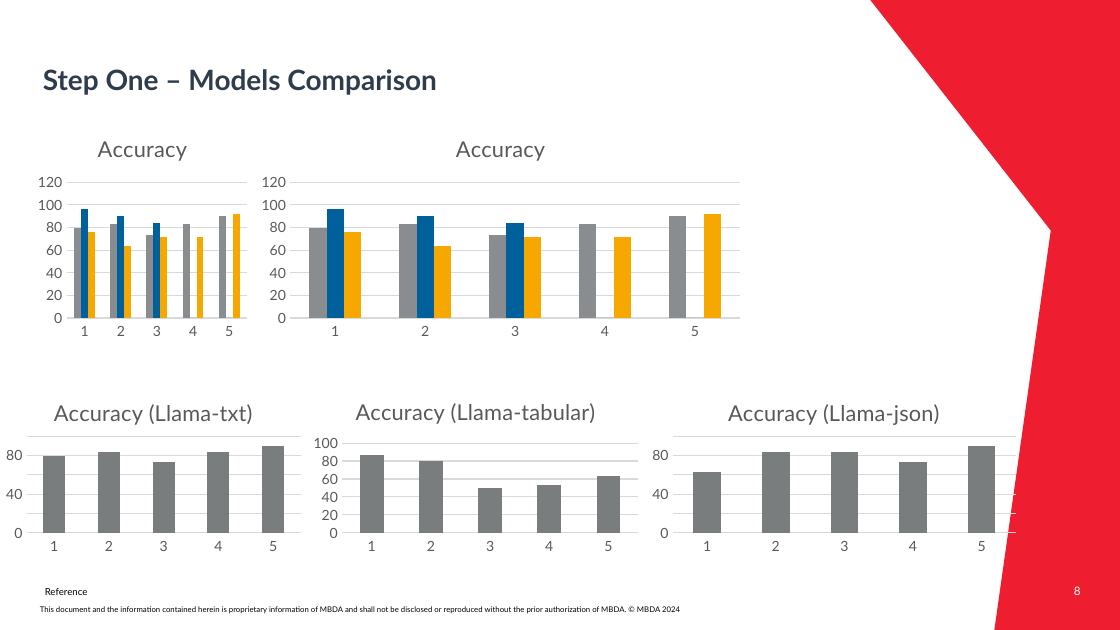
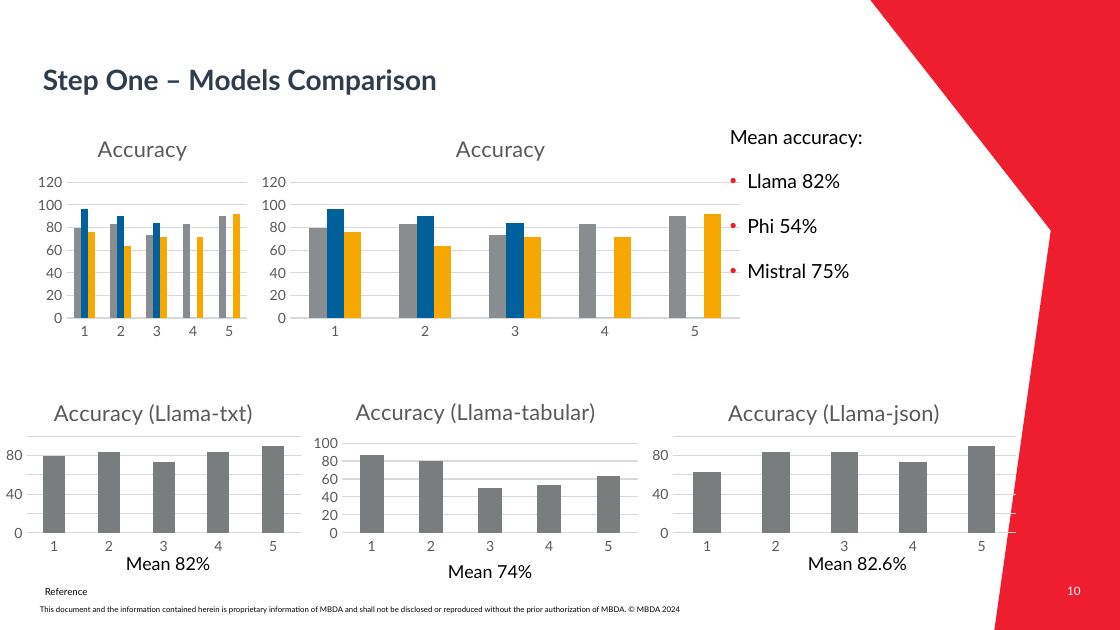
Before and after one commit to Mqtth3w/master-thesis-mbda-unipr, a slide deck: slide 10 of Presentation_Gianvenuti.pptx (slide 8 before the commit). Drawn at 1120x630 pixels with LibreOffice and Linux fonts; fonts in the diff are those of the drawing; background and template pictures are left out. Boxes give left, top, right and bottom in pixels: in the first picture for what was removed or moved away, otherwise in the second. Text is boxed around its words. In the diff, an @@ line names an element or a change of style, - is before the commit and + after.

```diff
--- a/Presentation_Gianvenuti.pptx
+++ b/Presentation_Gianvenuti.pptx
@@ text added at <box>747,173,849,278</box>, 12.5 pt, text #000000 @@
+Mean accuracy:
+• Llama 82%
+• Phi 54%
+• Mistral 75%
@@ text added at <box>126,557,210,570</box>, 11.6 pt, text #000000 @@
+Mean 82%
@@ text added at <box>448,565,532,578</box>, 11.6 pt, text #000000 @@
+Mean 74%
@@ text added at <box>808,557,907,570</box>, 11.6 pt, text #000000 @@
+Mean 82.6%
@@ page number at <box>1067,586,1081,595</box>: text changed @@
-8
+10
```
Also in this commit, not shown: 3 other slides changed, 2 slides added, 2 other files.
